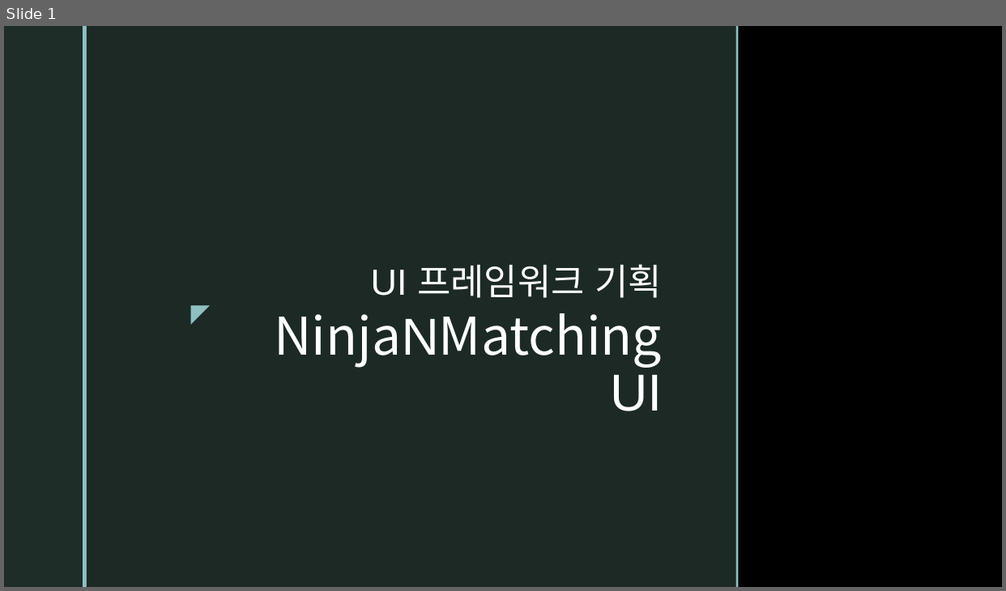
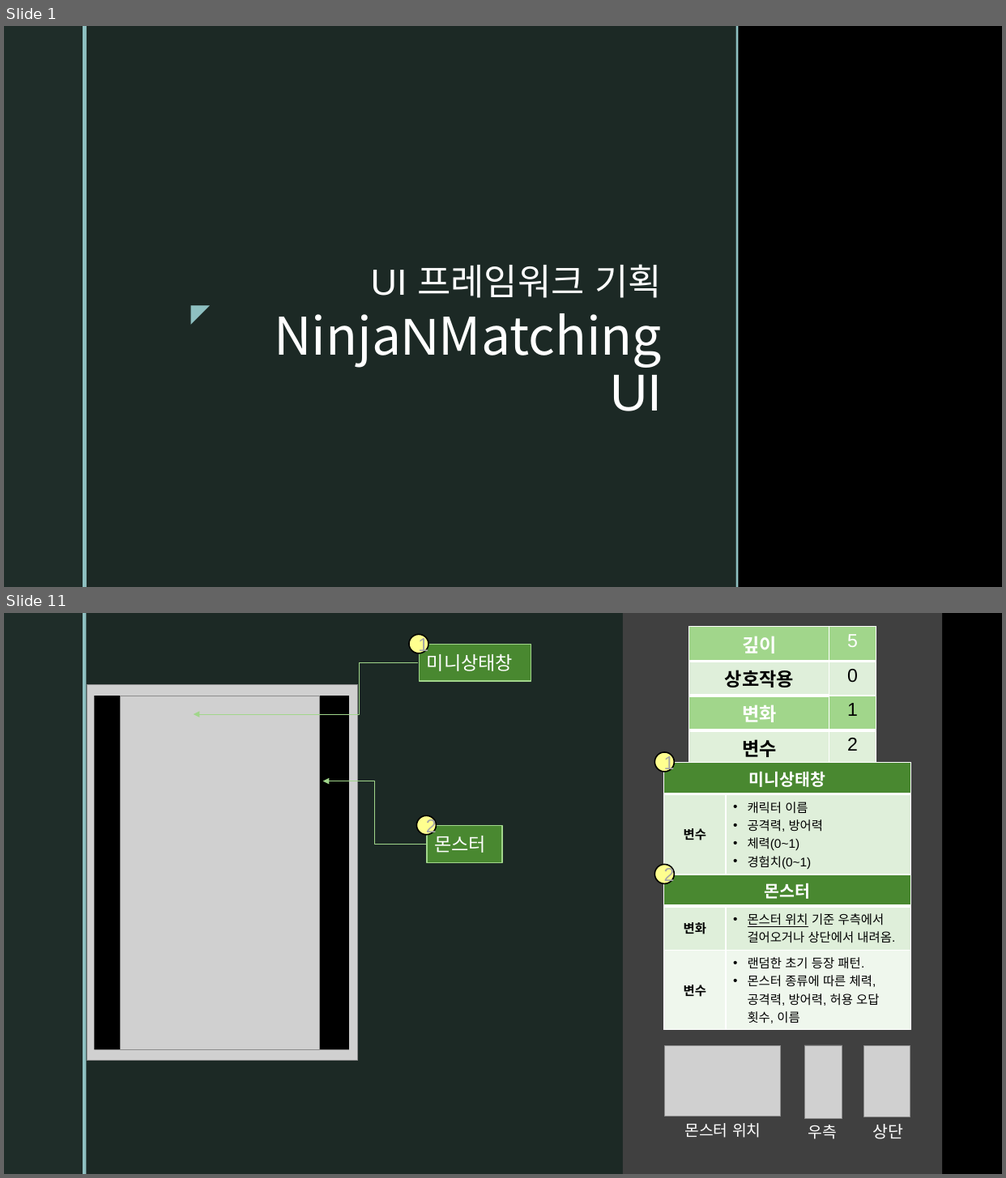
Before and after one commit to SanghunKwan/NinjaNMaching, a slide deck: NinjaNMatching UI.pptx. Shown one above the other, each under a label of ours: slide 1 before the commit, slides 1 and 11 after it; the slides between them are not shown. The pictures are 1006x591 and 1006x1178 pixels, drawn with LibreOffice and Linux fonts; fonts in the diff are those of the drawing; grey boxes stand for pictures; background and template pictures are left out. Boxes give left, top, right and bottom in pixels: in the first picture for what was removed or moved away, otherwise in the second. Text is boxed around its words. In the diff, an @@ line names an element or a change of style, - is before the commit and + after.

```diff
--- a/NinjaNMatching UI.pptx
+++ b/NinjaNMatching UI.pptx
@@ slide 11 added at (4,613,1002,1174), background picture (left out); not listed: 2 template elements that a slide beside it also shows @@
@@ rectangle added at (87,613,936,1174), fill #1F2D29 at 92% opacity @@
@@ ellipse added at (409,635,428,653), fill #FFFF8F, outline #000000 1.25 pt, 18 pt, text #A6A6A6 @@
+1
@@ rectangle added at (623,613,943,1174), fill #404040 @@
@@ table added at (689,627,876,760), 4 rows, 2 columns @@
+깊이 | 5
+상호작용 | 0
+변화 | 1
+변수 | 2
@@ rectangle added at (936,613,938,1174), fill #8EC0C1 @@
@@ rectangle added at (420,645,531,682), fill #498830, outline #A1D68B 1.25 pt, 18 pt, text #FFFFFF @@
+미니상태창
@@ picture added at (87,685,358,1061) @@
@@ elbow arrow added from (418, 662) to (194, 714), #A1D68B 0.75 pt @@
@@ rectangle added at (95,696,349,1050), fill #000000 @@
@@ picture added at (120,696,320,1050) @@
@@ ellipse added at (654,752,674,772), fill #FFFF8F, outline #000000 1.25 pt, 18 pt, text #A6A6A6 @@
+1
@@ elbow arrow added from (427, 845) to (323, 781), #A1D68B 0.75 pt @@
@@ table added at (664,763,910,873), 2 rows, 2 columns @@
+미니상태창 | 
+변수 | 캐릭터 이름 / 공격력, 방어력 / 체력(0~1) / 경험치(0~1)
@@ ellipse added at (416,815,436,835), fill #FFFF8F, outline #000000 1.25 pt, 18 pt, text #A6A6A6 @@
+2
@@ rectangle added at (427,825,503,863), fill #498830, outline #A1D68B 1.25 pt, 18 pt, text #FFFFFF @@
+몬스터
@@ ellipse added at (654,865,674,884), fill #FFFF8F, outline #000000 1.25 pt, 18 pt, text #A6A6A6 @@
+2
@@ table added at (664,875,910,1027), 3 rows, 2 columns @@
+몬스터 | 
+변화 | 몬스터 위치 기준 우측에서 걸어오거나 상단에서 내려옴.
+변수 | 랜덤한 초기 등장 패턴. / 몬스터 종류에 따른 체력, 공격력, 방어력, 허용 오답 횟수, 이름
@@ picture added at (665,1046,781,1117) @@
@@ picture added at (804,1046,842,1119) @@
@@ picture added at (864,1046,910,1118) @@
@@ text added at (685,1123,761,1138), 15 pt, text #FFFFFF @@
+몬스터 위치
@@ text added at (808,1125,836,1139), 15 pt, text #FFFFFF @@
+우측
@@ text added at (873,1124,904,1139), 16 pt, text #FFFFFF @@
+상단
```
Also in this commit, not shown: 16 other slides added, 1 slide removed.
